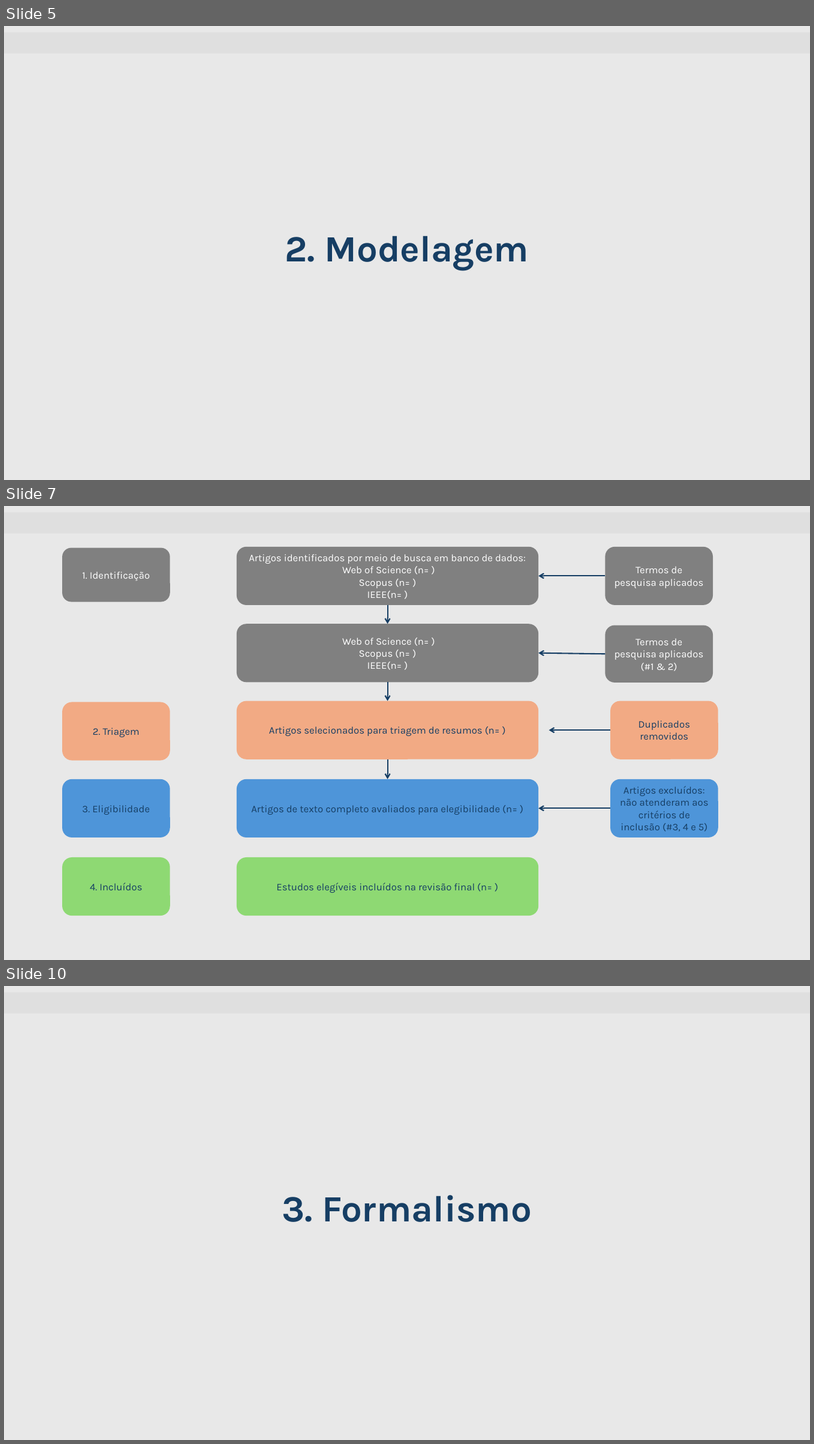
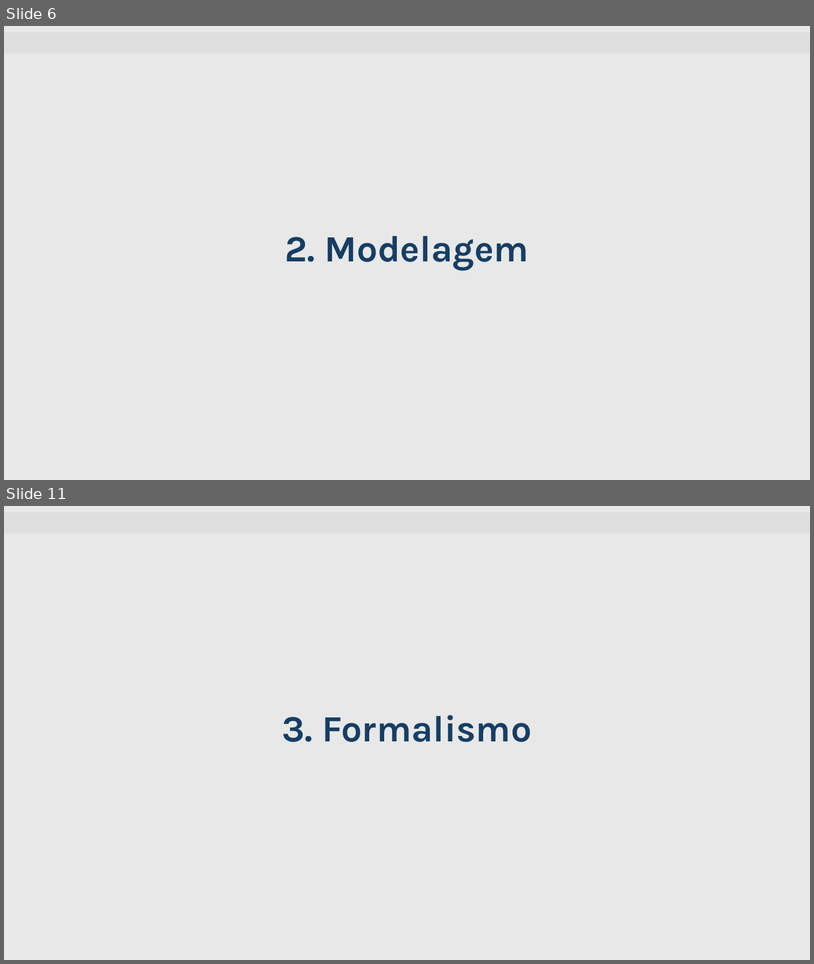
Before and after one commit to mattedi/Simulacao-2026, a slide deck: PedroR_MarlonM_LeonardoD/Template_Seminario_ Pedro_Marlon_Leonardo_Revisado_1.pptx. Shown one above the other, each under a label of ours: slides 5, 7 and 10 before the commit, slides 6 and 11 after it; the slides between them are not shown. The pictures are 814x1444 and 814x964 pixels, drawn with LibreOffice and Linux fonts; fonts in the diff are those of the drawing; background and template pictures are left out. Boxes give left, top, right and bottom in pixels: in the first picture for what was removed or moved away, otherwise in the second. Text is boxed around its words. In the diff, an @@ line names an element or a change of style, - is before the commit and + after.

```diff
--- a/PedroR_MarlonM_LeonardoD/Template_Seminario_ Pedro_Marlon_Leonardo_Revisado_1.pptx
+++ b/PedroR_MarlonM_LeonardoD/Template_Seminario_ Pedro_Marlon_Leonardo_Revisado_1.pptx
@@ slide 7 removed at (4, 506, 810, 960), background #E8E8E8; not listed: 1 template element that a slide beside it also shows @@
@@ rounded rectangle removed at (62, 548, 170, 601) @@
-1. Identificação
@@ rounded rectangle removed at (237, 547, 539, 604) @@
-Artigos identificados por meio de busca em banco de dados:
-Web of Science (n= )
-Scopus (n= )
-IEEE(n= )
@@ rounded rectangle removed at (605, 547, 713, 604) @@
-Termos de pesquisa aplicados
@@ arrow removed from (605, 576) to (539, 576) @@
@@ arrow removed from (388, 605) to (388, 624) @@
@@ rounded rectangle removed at (237, 624, 539, 682) @@
-Web of Science (n= )
-Scopus (n= )
-IEEE(n= )
@@ rounded rectangle removed at (605, 625, 713, 682) @@
-Termos de pesquisa aplicados
-(#1 & 2)
@@ arrow removed from (605, 654) to (539, 653) @@
@@ arrow removed from (388, 682) to (388, 701) @@
@@ rounded rectangle removed at (62, 702, 170, 760) @@
-2. Triagem
@@ rounded rectangle removed at (237, 701, 539, 759) @@
-Artigos selecionados para triagem de resumos (n= )
@@ rounded rectangle removed at (611, 701, 719, 759) @@
-Duplicados removidos
@@ arrow removed from (611, 730) to (549, 730) @@
@@ arrow removed from (388, 759) to (388, 779) @@
@@ rounded rectangle removed at (62, 779, 170, 837) @@
-3. Eligibilidade
@@ rounded rectangle removed at (237, 779, 539, 837) @@
-Artigos de texto completo avaliados para elegibilidade (n= )
@@ rounded rectangle removed at (611, 779, 719, 837) @@
-Artigos excluídos: não atenderam aos critérios de inclusão (#3, 4 e 5)
@@ arrow removed from (611, 808) to (539, 808) @@
@@ rounded rectangle removed at (62, 857, 170, 915) @@
-4. Incluídos
@@ rounded rectangle removed at (237, 857, 539, 915) @@
-Estudos elegíveis incluídos na revisão final (n= )
@@ what was slide 5 is now slide 6 @@
@@ what was slide 10 is now slide 11 @@
```
Also in this commit, not shown: 5 slides added, 3 other slides removed.
